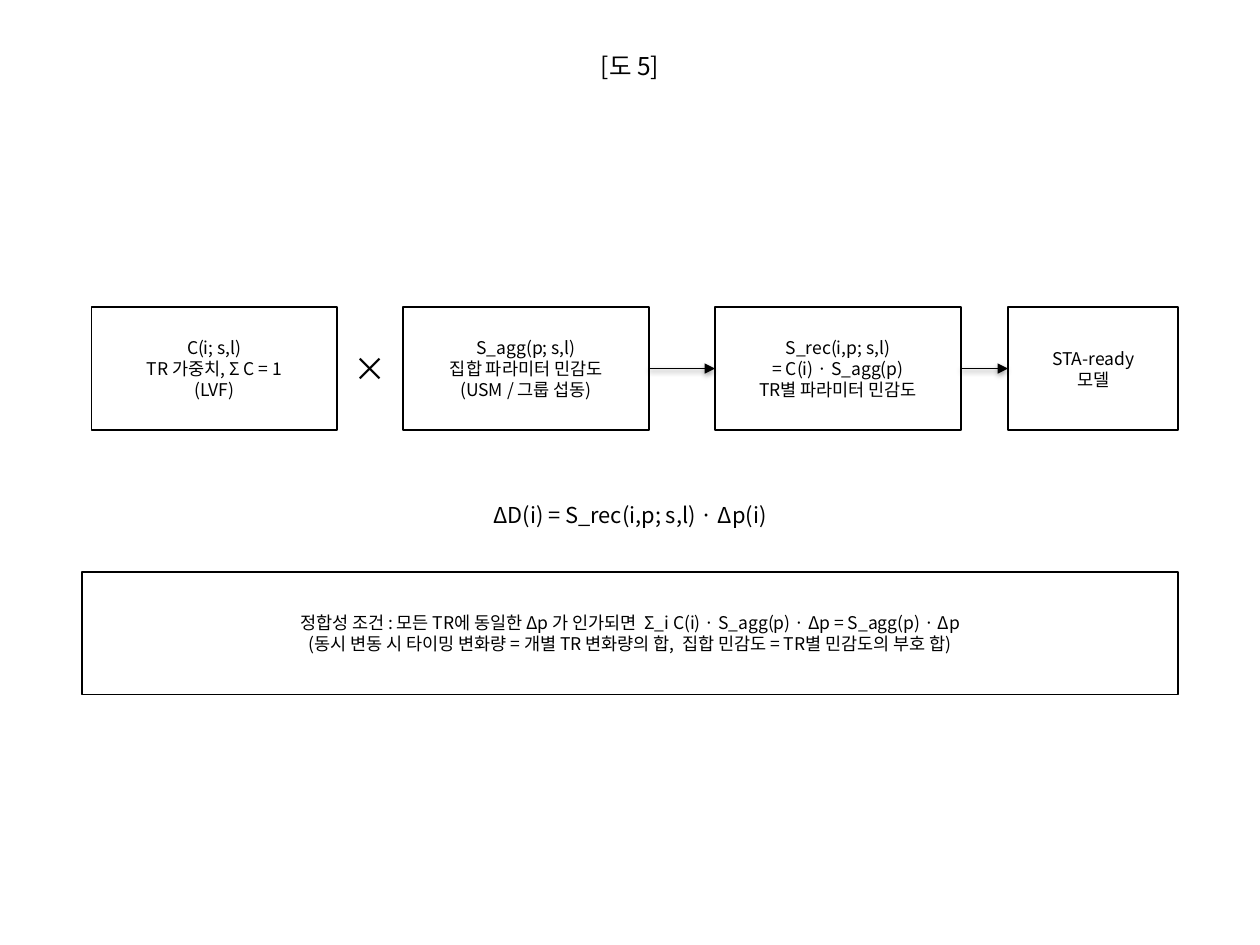
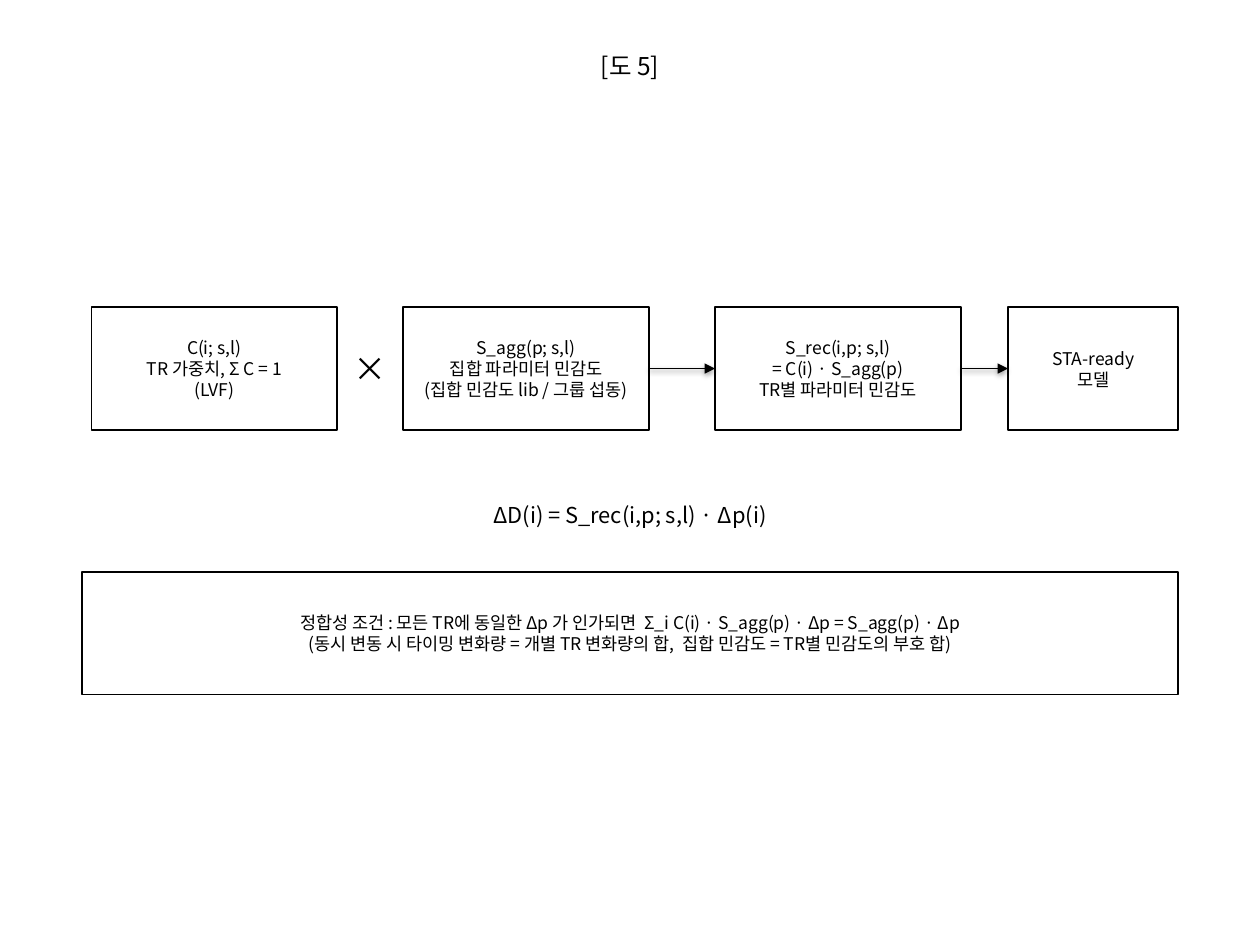
Before and after one commit to Yoobeom/Yoobeom, a slide deck: slide 5 of lvf_global_var/doc/patent/patent_figures.pptx. Drawn at 1260x945 pixels with LibreOffice and Linux fonts; fonts in the diff are those of the drawing. Boxes give left, top, right and bottom in pixels: in the first picture for what was removed or moved away, otherwise in the second. Text is boxed around its words. In the diff, an @@ line names an element or a change of style, - is before the commit and + after.

```diff
--- a/lvf_global_var/doc/patent/patent_figures.pptx
+++ b/lvf_global_var/doc/patent/patent_figures.pptx
@@ text in rectangle at box(425, 381, 628, 400): text changed @@
-(USM / 그룹 섭동)
+(집합 민감도 lib / 그룹 섭동)
```
Also in this commit, not shown: 2 other slides changed, 12 other files.
